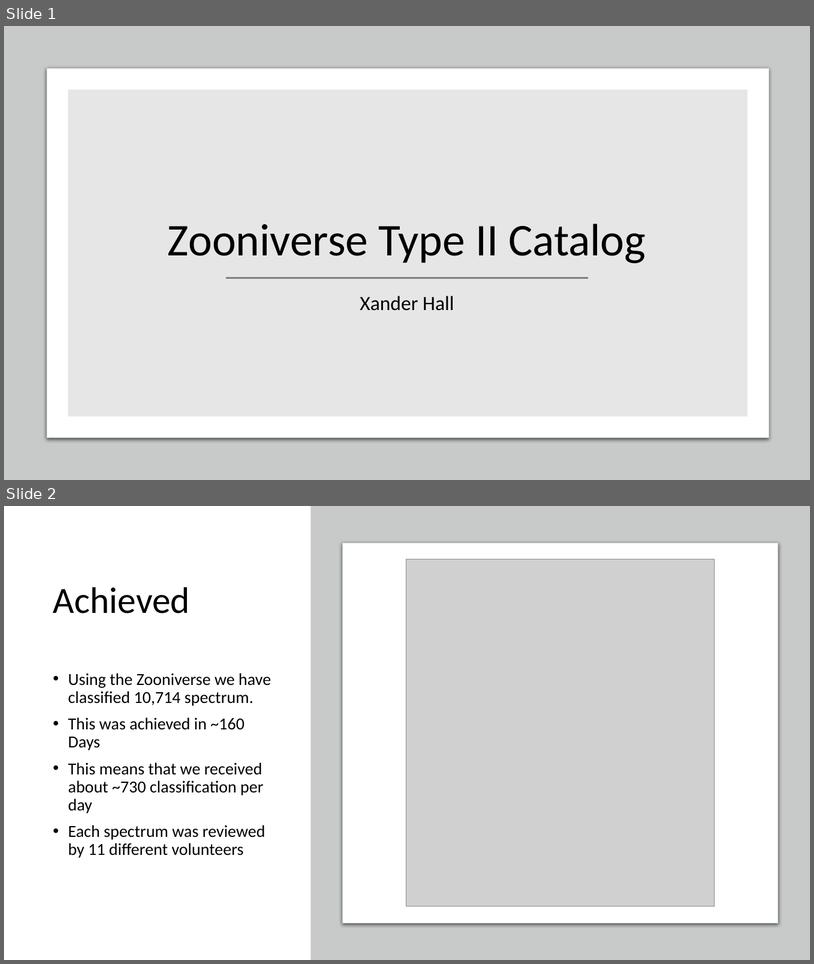
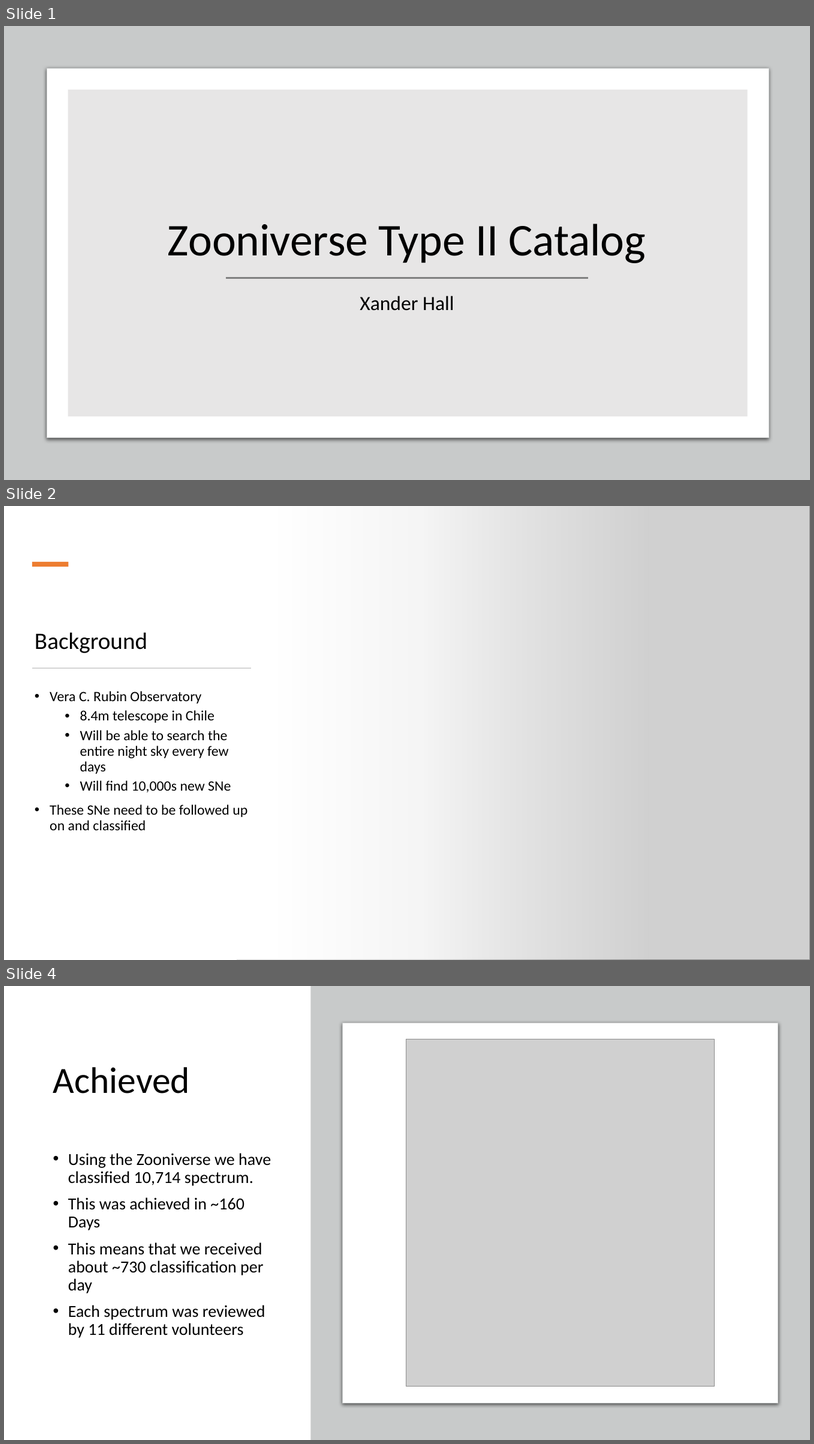
Before and after one commit to Hallflower20/supernova-spectrum-analysis, a slide deck: Presentations/Type II Update.pptx. Shown one above the other, each under a label of ours: slides 1 and 2 before the commit, slides 1, 2 and 4 after it; the slides between them are not shown. The pictures are 814x964 and 814x1444 pixels, drawn with LibreOffice and Linux fonts; fonts in the diff are those of the drawing; grey boxes stand for pictures. Boxes give left, top, right and bottom in pixels: in the first picture for what was removed or moved away, otherwise in the second. Text is boxed around its words. In the diff, an @@ line names an element or a change of style, - is before the commit and + after.

```diff
--- a/Presentations/Type II Update.pptx
+++ b/Presentations/Type II Update.pptx
@@ slide 2 added at [4,506,810,960], background #FFFFFF @@
@@ rectangle added at [4,506,650,960], fill gradient #FFFFFF @@
@@ picture added at [237,506,810,960] @@
@@ rectangle added at [32,562,68,567], fill #ED7D31 @@
@@ title added at [35,632,147,653], 28 pt, text #000000 @@
+Background
@@ rectangle added at [32,667,251,668], fill #D5D5D5, outline #D5D5D5 0.25 pt @@
@@ text added at [50,691,248,830], 17 pt, text #000000 @@
+• Vera C. Rubin Observatory
+  • 8.4m telescope in Chile
+  • Will be able to search the entire night sky every few days
+  • Will find 10,000s new SNe
+• These SNe need to be followed up on and classified
@@ what was slide 2 is now slide 4 @@
```
Also in this commit, not shown: 2 slides changed, 2 other slides added, 12 other files.
